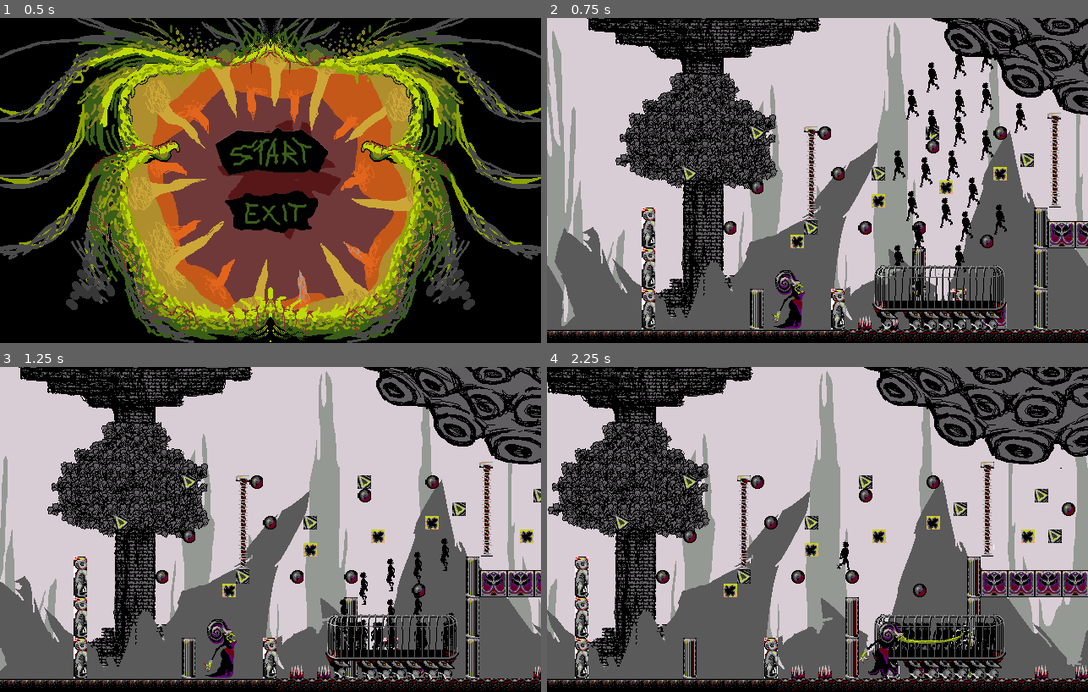
Above: before the commit, frames 1-4 (two rows, left to right).
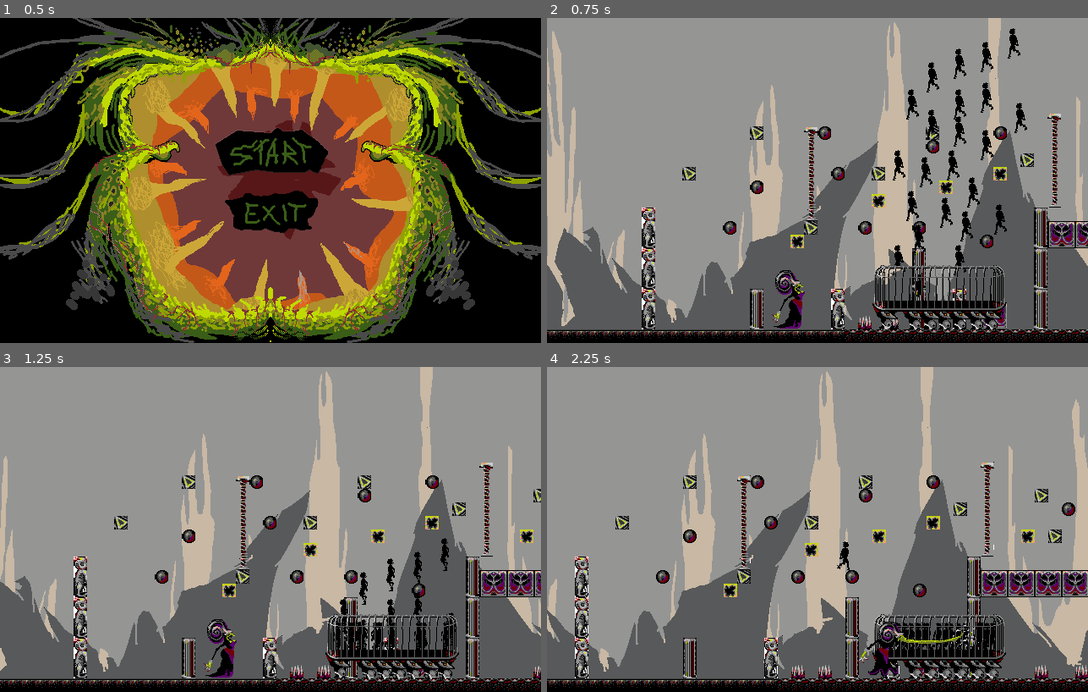
Above: after the commit, the same moments.

Repository: jojovary/HNUWinterGameJam24
Game: Godot game, scene res://Szenen/StartMenuSzene.tscn
Two runs of this game, one before a commit and one after it. Both use one fixed random seed, a clock stepped at 60 frames per second and the inputs below.
Inputs (mouse positions are in pixels of both pictures, inside the frame that each line leads up to):
- Up to frame 1 (0.5 s): no input
- Up to frame 2 (0.75 s): click (817, 154) at 0.5 s
- Up to frame 3 (1.25 s): no input
- Up to frame 4 (2.25 s): tap Enter (eat) at 1.25 s; move the mouse to (936, 513) at 1.27 s; hold Right mouse button (Dash) 1.28-2.03 s; hold Right (ui_right) from 1.28 s (still down); click (936, 513) at 1.42 s; tap Space (jump) at 1.52 s; move the mouse to (709, 545) at 2.02 s; tap E (Slash) at 2.1 s

Frame 1 is identical in both runs. In frame 2, 65% of the frame differs, in the area x 0-100%, y 0-95%; in frame 3, 66%; in frame 4, 67%, in the area x 0-100%, y 0-94%.

Commit message:
bgcolorfix

Diff:
--- a/ssss/Szenen/PrototypeLevel.tscn
+++ b/ssss/Szenen/PrototypeLevel.tscn
@@ -1,10 +1,9 @@
-[gd_scene load_steps=16 format=3 uid="uid://ceebc4l465n4c"]
+[gd_scene load_steps=15 format=3 uid="uid://ceebc4l465n4c"]
 
 [ext_resource type="Texture2D" uid="uid://hkhn5rr645im" path="res://Sprites/WorkingSprites/Background/bg.png" id="1_eqw0p"]
 [ext_resource type="PackedScene" uid="uid://itmuu337vbj5" path="res://Szenen/player.tscn" id="1_ya4xl"]
 [ext_resource type="Texture2D" uid="uid://ca2nlh2xrpr08" path="res://Sprites/WorkingSprites/Background/collums.png" id="2_7oj5u"]
 [ext_resource type="PackedScene" uid="uid://bt02wfefm3icm" path="res://Szenen/Enemy.tscn" id="3_h8dj6"]
-[ext_resource type="Texture2D" uid="uid://cskhwc1d7enai" path="res://Sprites/WorkingSprites/Background/grey.png" id="3_xdmlb"]
 [ext_resource type="Texture2D" uid="uid://djrute2p73rle" path="res://Sprites/WorkingSprites/Background/spikes.png" id="4_ecxpx"]
 [ext_resource type="PackedScene" path="res://Szenen/Level1.tscn" id="5_do6im"]
 [ext_resource type="Texture2D" uid="uid://2ap1f138dh7r" path="res://Sprites/WorkingSprites/Enviroment/MouthOfMadness_Anim.png" id="6_buorq"]
@@ -53,11 +52,6 @@
 offset_bottom = 384.0
 texture = ExtResource("2_7oj5u")
 
-[node name="grey" type="TextureRect" parent="."]
-offset_right = 1280.0
-offset_bottom = 384.0
-texture = ExtResource("3_xdmlb")
-
 [node name="spikes" type="TextureRect" parent="."]
 offset_right = 1280.0
 offset_bottom = 384.0
@@ -75,12 +69,6 @@
 offset_bottom = 384.0
 texture = ExtResource("2_7oj5u")
 
-[node name="grey" type="TextureRect" parent="spikes"]
-offset_left = 1280.0
-offset_right = 2560.0
-offset_bottom = 384.0
-texture = ExtResource("3_xdmlb")
-
 [node name="spikes" type="TextureRect" parent="spikes"]
 offset_left = 1280.0
 offset_right = 2560.0
@@ -99,12 +87,6 @@
 offset_bottom = 384.0
 texture = ExtResource("2_7oj5u")
 
-[node name="grey" type="TextureRect" parent="spikes/spikes"]
-offset_left = 1280.0
-offset_right = 2560.0
-offset_bottom = 384.0
-texture = ExtResource("3_xdmlb")
-
 [node name="spikes" type="TextureRect" parent="spikes/spikes"]
 offset_left = 1280.0
 offset_right = 2560.0
@@ -123,12 +105,6 @@
 offset_bottom = 384.0
 texture = ExtResource("2_7oj5u")
 
-[node name="grey" type="TextureRect" parent="spikes/spikes/spikes"]
-offset_left = 1280.0
-offset_right = 2560.0
-offset_bottom = 384.0
-texture = ExtResource("3_xdmlb")
-
 [node name="spikes" type="TextureRect" parent="spikes/spikes/spikes"]
 offset_left = 1280.0
 offset_right = 2560.0
@@ -147,12 +123,6 @@
 offset_bottom = 384.0
 texture = ExtResource("2_7oj5u")
 
-[node name="grey" type="TextureRect" parent="spikes/spikes/spikes/spikes"]
-offset_left = 1280.0
-offset_right = 2560.0
-offset_bottom = 384.0
-texture = ExtResource("3_xdmlb")
-
 [node name="spikes" type="TextureRect" parent="spikes/spikes/spikes/spikes"]
 offset_left = 1280.0
 offset_right = 2560.0
@@ -170,12 +140,6 @@
 offset_right = 2560.0
 offset_bottom = 384.0
 texture = ExtResource("2_7oj5u")
-
-[node name="grey" type="TextureRect" parent="spikes/spikes/spikes/spikes/spikes"]
-offset_left = 1280.0
-offset_right = 2560.0
-offset_bottom = 384.0
-texture = ExtResource("3_xdmlb")
 
 [node name="spikes" type="TextureRect" parent="spikes/spikes/spikes/spikes/spikes"]
 offset_left = 1280.0
Binary file changed: ssss/Sprites/WorkingSprites/Background/bg.png
Binary file changed: ssss/Sprites/WorkingSprites/Background/collums.png
Binary file changed: ssss/Sprites/WorkingSprites/Background/grey.png
Binary file added: ssss/Sprites/WorkingSprites/Background/skulltower.png
Not shown, added: ssss/Sprites/WorkingSprites/Background/skulltower.png.import
Binary file changed: ssss/Sprites/WorkingSprites/Background/spikes.png
Binary file added: ssss/Sprites/WorkingSprites/Background/tentaclebig.png
Not shown, added: ssss/Sprites/WorkingSprites/Background/tentaclebig.png.import
